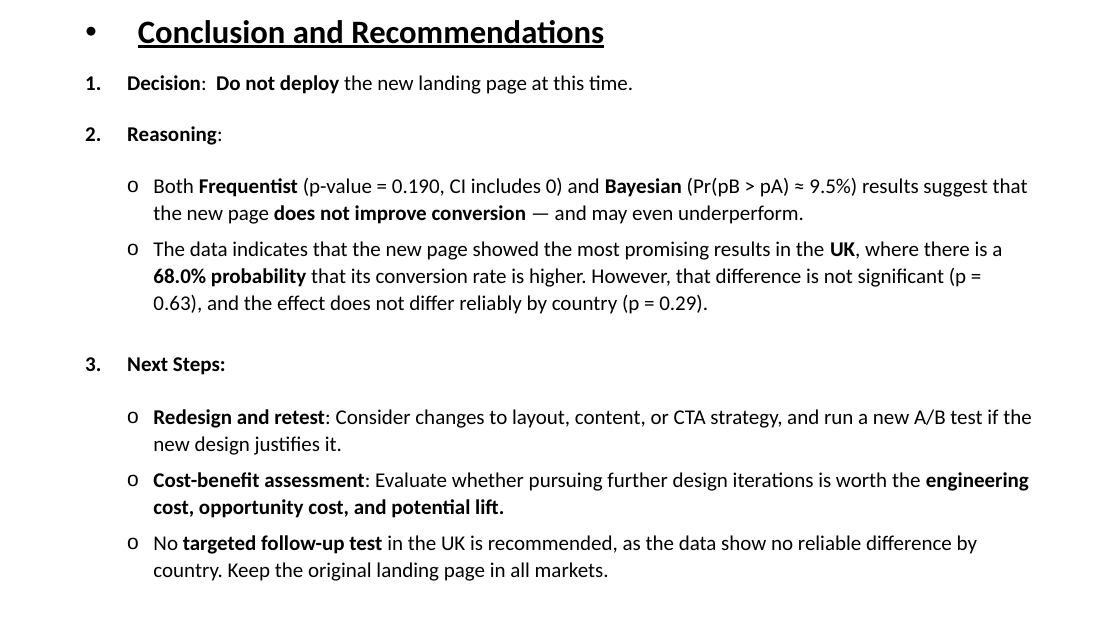
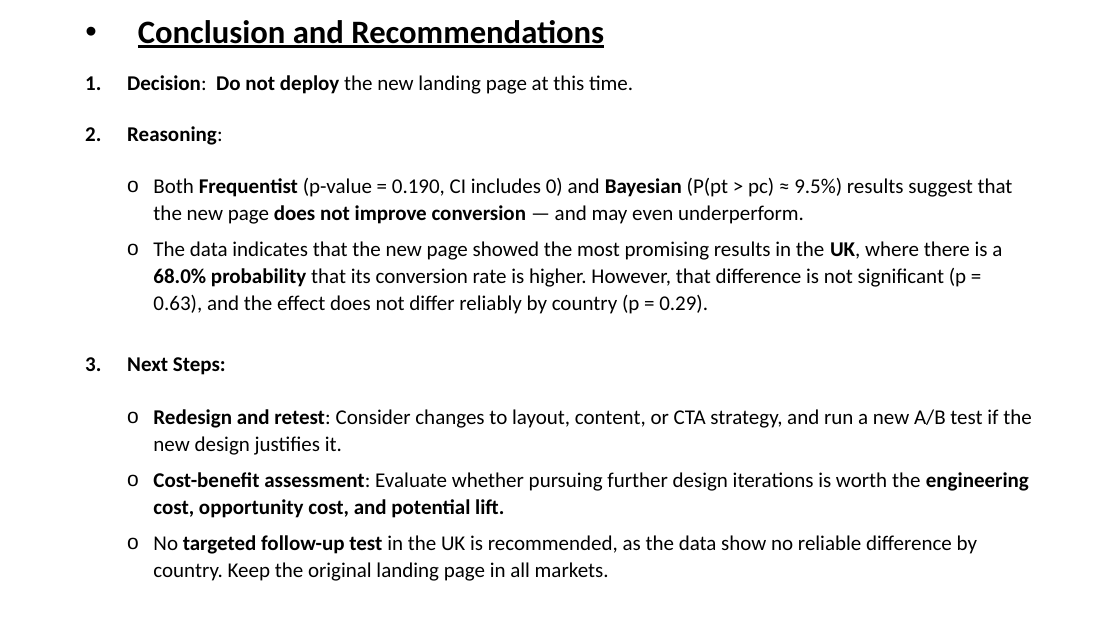
Before and after one commit to BillyGeros94/ab-testing-analysis, a slide deck: slide 10 of presentation/AB Test Presentation.pptx. Drawn at 1120x630 pixels with LibreOffice and Linux fonts; fonts in the diff are those of the drawing. Boxes give left, top, right and bottom in pixels: in the first picture for what was removed or moved away, otherwise in the second. Text is boxed around its words. In the diff, an @@ line names an element or a change of style, - is before the commit and + after.

```diff
--- a/presentation/AB Test Presentation.pptx
+++ b/presentation/AB Test Presentation.pptx
@@ text at <box>153,178,1013,224</box>: text changed @@
-  o Both Frequentist (p-value = 0.190, CI includes 0) and Bayesian (Pr(pB > pA) ≈ 9.5%) results suggest that the new page does not improve conversion — and may even underperform.
+  o Both Frequentist (p-value = 0.190, CI includes 0) and Bayesian (P(pt > pc) ≈ 9.5%) results suggest that the new page does not improve conversion — and may even underperform.
```
Also in this commit, not shown: 5 other slides changed, 13 other files.
